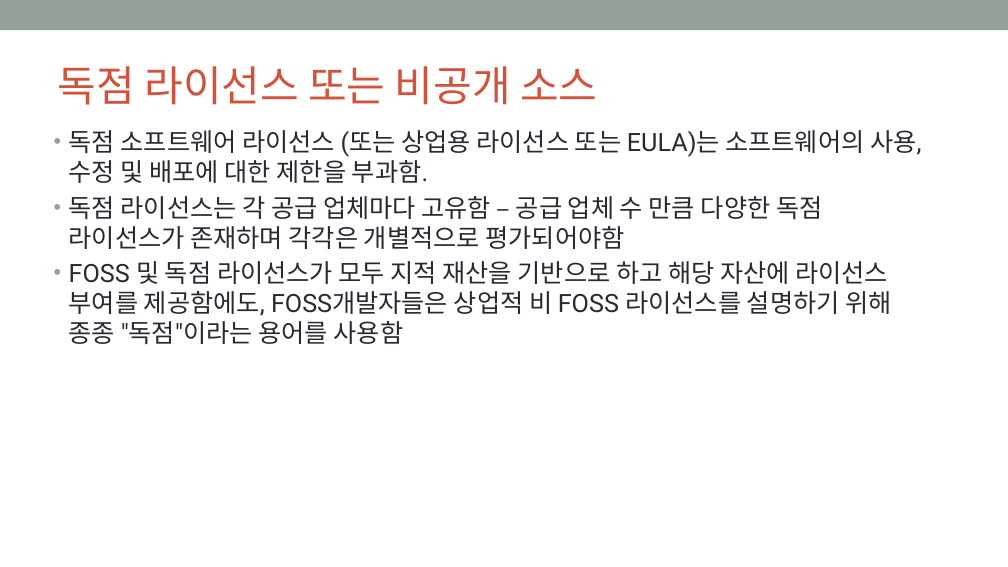
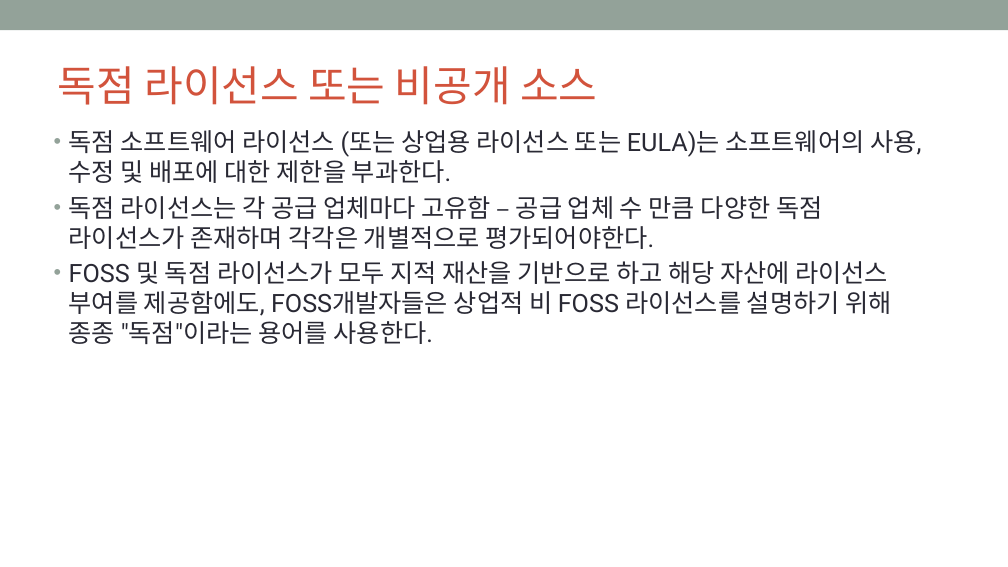
Before and after one commit to OpenChain-KWG/Curriculum-Translation-KR, a slide deck: slide 16 of target/slides/openchain-curriculum-for-1-1.pptx. Drawn at 1008x567 pixels with LibreOffice and Linux fonts; fonts in the diff are those of the drawing; background and template pictures are left out. Boxes give left, top, right and bottom in pixels: in the first picture for what was removed or moved away, otherwise in the second. Text is boxed around its words. In the diff, an @@ line names an element or a change of style, - is before the commit and + after.

```diff
--- a/target/slides/openchain-curriculum-for-1-1.pptx
+++ b/target/slides/openchain-curriculum-for-1-1.pptx
@@ text at bbox=[69, 130, 921, 344]: text changed @@
-• 독점 소프트웨어 라이선스 (또는 상업용 라이선스 또는 EULA)는 소프트웨어의 사용, 수정 및 배포에 대한 제한을 부과함.
-• 독점 라이선스는 각 공급 업체마다 고유함 – 공급 업체 수 만큼 다양한 독점 라이선스가 존재하며 각각은 개별적으로 평가되어야함
-• FOSS 및 독점 라이선스가 모두 지적 재산을 기반으로 하고 해당 자산에 라이선스 부여를 제공함에도, FOSS개발자들은 상업적 비 FOSS 라이선스를 설명하기 위해 종종 "독점"이라는 용어를 사용함
+• 독점 소프트웨어 라이선스 (또는 상업용 라이선스 또는 EULA)는 소프트웨어의 사용, 수정 및 배포에 대한 제한을 부과한다.
+• 독점 라이선스는 각 공급 업체마다 고유함 – 공급 업체 수 만큼 다양한 독점 라이선스가 존재하며 각각은 개별적으로 평가되어야한다.
+• FOSS 및 독점 라이선스가 모두 지적 재산을 기반으로 하고 해당 자산에 라이선스 부여를 제공함에도, FOSS개발자들은 상업적 비 FOSS 라이선스를 설명하기 위해 종종 "독점"이라는 용어를 사용한다.
```
Also in this commit, not shown: 35 other slides changed, 7 other files.
